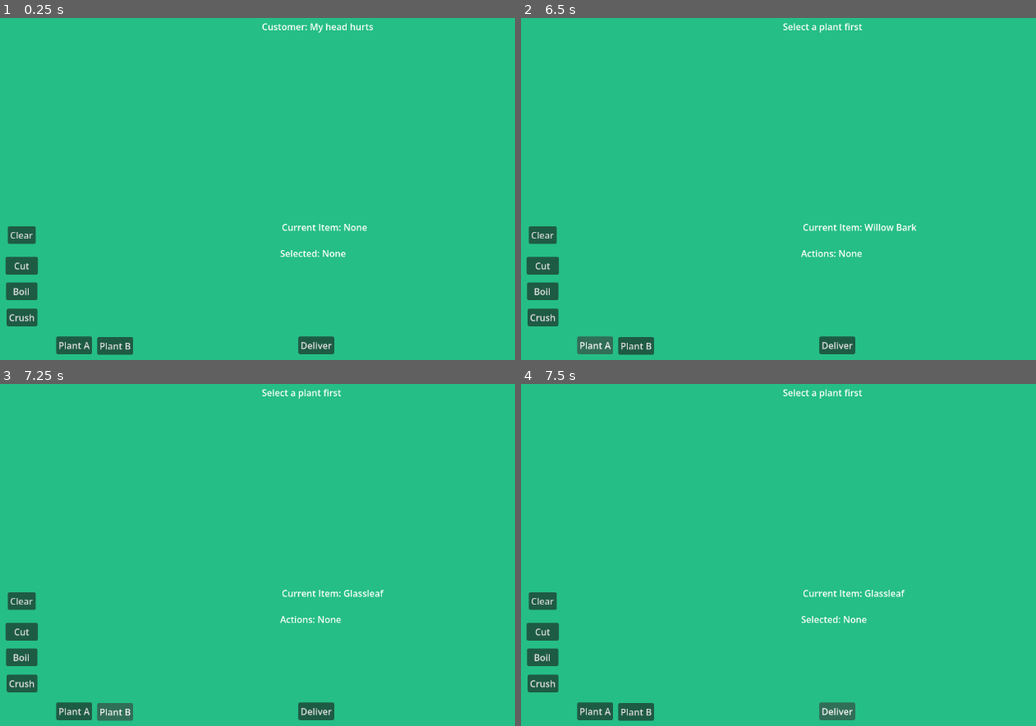
Above: before the commit, frames 1-4 (two rows, left to right).
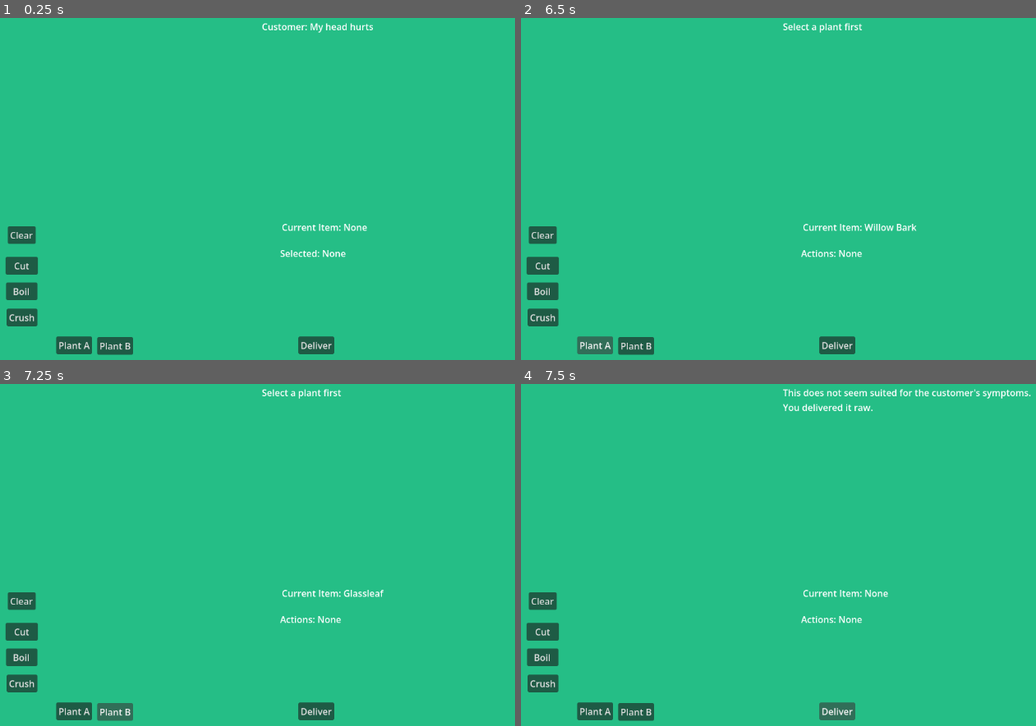
Above: after the commit, the same moments.

Repository: ErrorCodeTaken/alchemist-game
Game: Godot game, scene res://main.tscn
Two runs of this game, one before a commit and one after it. Both use one fixed random seed, a clock stepped at 60 frames per second and the inputs below.
Inputs:
- Up to frame 1 (0.25 s): no input
- Up to frame 2 (6.5 s): click "Deliver" at 0.5 s; click "Plant A" at 1.25 s; click "Plant B" at 2 s; click "Crush" at 2.75 s; click "Boil" at 3.5 s; click "Cut" at 4.25 s; click "Clear" at 5 s; click "Plant A" at 5.75 s
- Up to frame 3 (7.25 s): click "Plant B" at 6.5 s
- Up to frame 4 (7.5 s): click "Deliver" at 7.25 s

Frames 1-3 are identical in both runs. In frame 4, 1.0% of the frame differs, in the area x 50-100%, y 1-71%.

Commit message:
Fix missing feedback for incorrect treatments
Added fallback handling in delivery logic to ensure all treatments (including incorrect plant or preparation) provide feedback to the player. Prevents silent failures and maintains consistent game loop behavior.

Diff:
--- a/main.gd
+++ b/main.gd
@@ -71,29 +71,33 @@
 
 	var result = "This does not seem suited for the customer's symptoms."
 
-	#Willow Bark/Plant A - Headache
+	# Willow Bark / Plant A - Headache
 	if current_request == "headache" and selected_plant == "A":
+		var has_cut = "cut" in actions
+		var has_crush = "crush" in actions
 		var has_boil = "boil" in actions
-		var has_crush = "crush" in actions
-		var great = false
 
 		if has_boil:
 			var boil_index = actions.find("boil")
-			var crushed_before = false
+			var cut_before_boil = false
+			var crush_before_boil = false
 
 			for i in range(boil_index):
+				if actions[i] == "cut":
+					cut_before_boil = true
 				if actions[i] == "crush":
-					crushed_before = true
-
-			if crushed_before:
-				great = true
-
-		if great:
-			result = "Strong treatment. Crushing before boiling released more from the bark."
-		elif has_boil:
-			result = "The tea helped, but it feels weak. Maybe the bark needs preparing first."
+					crush_before_boil = true
+
+			if cut_before_boil and crush_before_boil:
+				result = "Strong treatment. Cutting and crushing before boiling released more from the bark."
+			elif cut_before_boil:
+				result = "The rough tea helped, but the bark could be prepared better."
+			else:
+				result = "The weak infusion helped a little, but it was poorly prepared."
 		elif has_crush:
-			result = "The bark seems useful, but crushing alone did not release enough."
+			result = "The crushed bark seems useful, but it needs to be boiled to release enough."
+		elif has_cut:
+			result = "The cut bark seems useful, but it is still too weak raw."
 		else:
 			result = "The bark seems to help a little, but it is too weak raw."
 
@@ -103,6 +107,7 @@
 		actions.clear()
 		$ItemLabel.text = "Current Item: None"
 		$SelectionLabel.text = "Actions: None"
+
 		await get_tree().create_timer(3).timeout
 		show_request()
 		is_busy = false
@@ -137,12 +142,18 @@
 		return
 
 
+	# Wrong plant / wrong treatment fallback
+	$Label.text = result + "\n" + get_action_history_text()
+
 	selected_plant = ""
 	actions.clear()
-	$SelectionLabel.text = "Selected: None"
+	$ItemLabel.text = "Current Item: None"
+	$SelectionLabel.text = "Actions: None"
+
 	await get_tree().create_timer(3).timeout
 	show_request()
 	is_busy = false
+	return
 
 
 func update_item_label() -> void:
